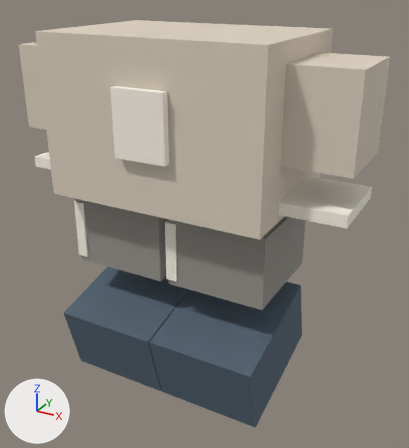
The glTF model public/world3d/blocky-outfits/sport-sand.glb as it was, and as the next commit left it.
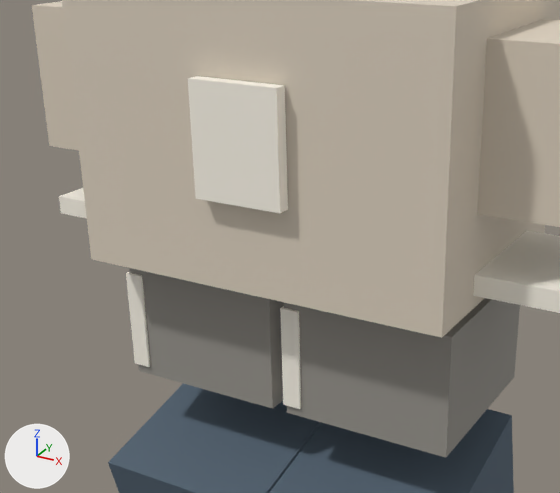
Each version appears first whole from a camera (50 mm lens) standing at (0.852, -1.457, 1.164) and looking at (0.062, -0.021, 0.446), and next in a close-up on the part from 0% to 80% of the width and 9% to 74% of the height. Every picture has the same lights, and +X, +Y and +Z are marked at lower left. The last two pictures show the newer version. Where no turn or scale is listed for an object, it has been applied to the vertices.

The first close-up shows 'cuff-Left', 'cuff-Right', 'jacket', 'jersey-number', 'shoe-Left', 'shoe-Right', 'shorts-stripe-Left', 'shorts-stripe-Right', 'trouser-Left', 'trouser-Right', 'upper-sleeve-Left', 'upper-sleeve-Right'.
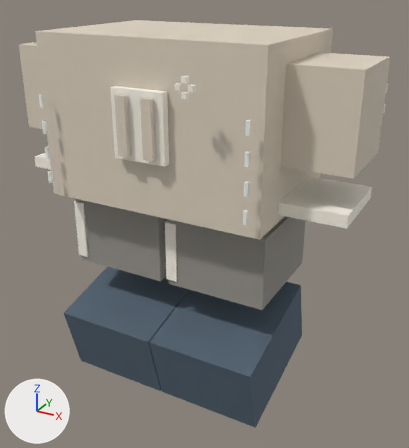
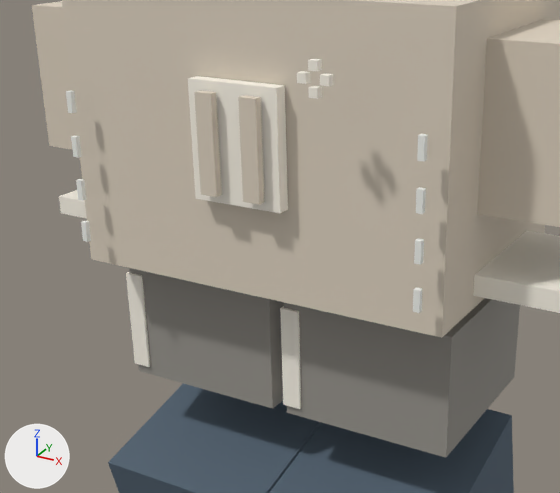
Location of each change, [x1, y1, x2, y2] in pixels of the close-ups (560 x 493 px):
'design-sport-number-eleven-0.025', added (pale yellow)
    after: [238, 95, 264, 205]
'design-sport-number-eleven--0.055', added (pale yellow)
    after: [194, 90, 222, 197]
'design-sport-side-stitch-1-3', added
    after: [417, 134, 428, 161]
'design-sport-side-stitch-1-2', added
    after: [416, 187, 426, 214]
'design-sport-side-stitch-1-1', added
    after: [414, 239, 424, 265]
'design-sport-side-stitch-1-0', added
    after: [413, 287, 422, 313]
'design-sport-side-stitch--1-3', added
    after: [66, 90, 77, 113]
'design-sport-side-stitch--1-2', added
    after: [71, 136, 82, 158]
'design-sport-side-stitch--1-1', added
    after: [76, 179, 86, 201]
'design-sport-makers-mark-2', added
    after: [308, 59, 322, 71]
'design-sport-side-stitch--1-0', added
    after: [81, 221, 91, 242]
'design-sport-makers-mark-0', added
    after: [308, 86, 322, 99]
'design-sport-makers-mark-1', added
    after: [320, 73, 333, 86]
'design-sport-makers-mark-3', added
    after: [297, 71, 310, 84]

The change, as a diff of the scene's bpy script:
```diff
--- a/public/world3d/blocky-outfits/sport-sand.glb.py
+++ b/public/world3d/blocky-outfits/sport-sand.glb.py
@@ ob_design_sport_side_stitch__1_3 @@
+ob_design_sport_side_stitch__1_3 = bpy.data.objects.new('design-sport-side-stitch--1-3', me_cube_150)  # a box spanning x -0.005..0.005, y -0.0045..0.0045, z -0.0175..0.0175; in mat_light (white #f3f5ef)
+ob_design_sport_side_stitch__1_3.location = (-0.318, -0.276, 0.84)
@@ ob_design_sport_side_stitch__1_2 @@
+ob_design_sport_side_stitch__1_2 = bpy.data.objects.new('design-sport-side-stitch--1-2', me_cube_149)  # a box spanning x -0.005..0.005, y -0.0045..0.0045, z -0.0175..0.0175; in mat_light (white #f3f5ef)
+ob_design_sport_side_stitch__1_2.location = (-0.318, -0.276, 0.765)
@@ ob_design_sport_side_stitch__1_1 @@
+ob_design_sport_side_stitch__1_1 = bpy.data.objects.new('design-sport-side-stitch--1-1', me_cube_150.copy())
+ob_design_sport_side_stitch__1_1.location = (-0.318, -0.276, 0.69)
@@ ob_design_sport_side_stitch__1_0 @@
+ob_design_sport_side_stitch__1_0 = bpy.data.objects.new('design-sport-side-stitch--1-0', me_cube_149.copy())
+ob_design_sport_side_stitch__1_0.location = (-0.318, -0.276, 0.615)
@@ ob_design_sport_side_stitch_1_3 @@
+ob_design_sport_side_stitch_1_3 = bpy.data.objects.new('design-sport-side-stitch-1-3', me_cube_150.copy())
+ob_design_sport_side_stitch_1_3.location = (0.318, -0.276, 0.84)
@@ ob_design_sport_side_stitch_1_2 @@
+ob_design_sport_side_stitch_1_2 = bpy.data.objects.new('design-sport-side-stitch-1-2', me_cube_149.copy())
+ob_design_sport_side_stitch_1_2.location = (0.318, -0.276, 0.765)
@@ ob_design_sport_side_stitch_1_1 @@
+ob_design_sport_side_stitch_1_1 = bpy.data.objects.new('design-sport-side-stitch-1-1', me_cube_150.copy())
+ob_design_sport_side_stitch_1_1.location = (0.318, -0.276, 0.69)
@@ ob_design_sport_side_stitch_1_0 @@
+ob_design_sport_side_stitch_1_0 = bpy.data.objects.new('design-sport-side-stitch-1-0', me_cube_149.copy())
+ob_design_sport_side_stitch_1_0.location = (0.318, -0.276, 0.615)
@@ ob_design_sport_number_eleven__0_055 @@
+ob_design_sport_number_eleven__0_055 = bpy.data.objects.new('design-sport-number-eleven--0.055', me_cube_159)  # a box spanning x -0.015..0.015, y -0.007..0.007, z -0.08..0.08; in mat_cloth (pale yellow #ded2c0)
+ob_design_sport_number_eleven__0_055.location = (-0.04, -0.28, 0.803)
@@ ob_design_sport_number_eleven_0_025 @@
+ob_design_sport_number_eleven_0_025 = bpy.data.objects.new('design-sport-number-eleven-0.025', me_cube_159.copy())
+ob_design_sport_number_eleven_0_025.location = (0.04, -0.28, 0.803)
@@ ob_design_sport_makers_mark_3 @@
+ob_design_sport_makers_mark_3 = bpy.data.objects.new('design-sport-makers-mark-3', me_cube_158)  # a box spanning x -0.007..0.007, y -0.006..0.006, z -0.007..0.007; in mat_accent (white #fff9ec)
+ob_design_sport_makers_mark_3.location = (0.159, -0.322, 0.928)
@@ ob_design_sport_makers_mark_2 @@
+ob_design_sport_makers_mark_2 = bpy.data.objects.new('design-sport-makers-mark-2', me_cube_158.copy())
+ob_design_sport_makers_mark_2.location = (0.177, -0.322, 0.946)
@@ ob_design_sport_makers_mark_1 @@
+ob_design_sport_makers_mark_1 = bpy.data.objects.new('design-sport-makers-mark-1', me_cube_156)  # a box spanning x -0.007..0.007, y -0.006..0.006, z -0.007..0.007; in mat_accent (white #fff9ec)
+ob_design_sport_makers_mark_1.location = (0.195, -0.322, 0.928)
@@ ob_design_sport_makers_mark_0 @@
+ob_design_sport_makers_mark_0 = bpy.data.objects.new('design-sport-makers-mark-0', me_cube_158.copy())
+ob_design_sport_makers_mark_0.location = (0.177, -0.322, 0.91)
```
